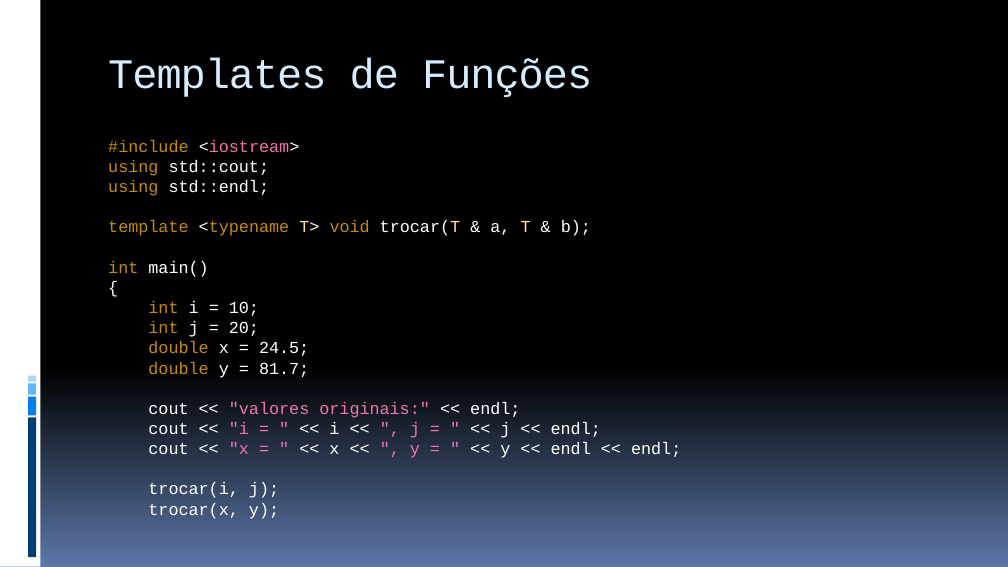
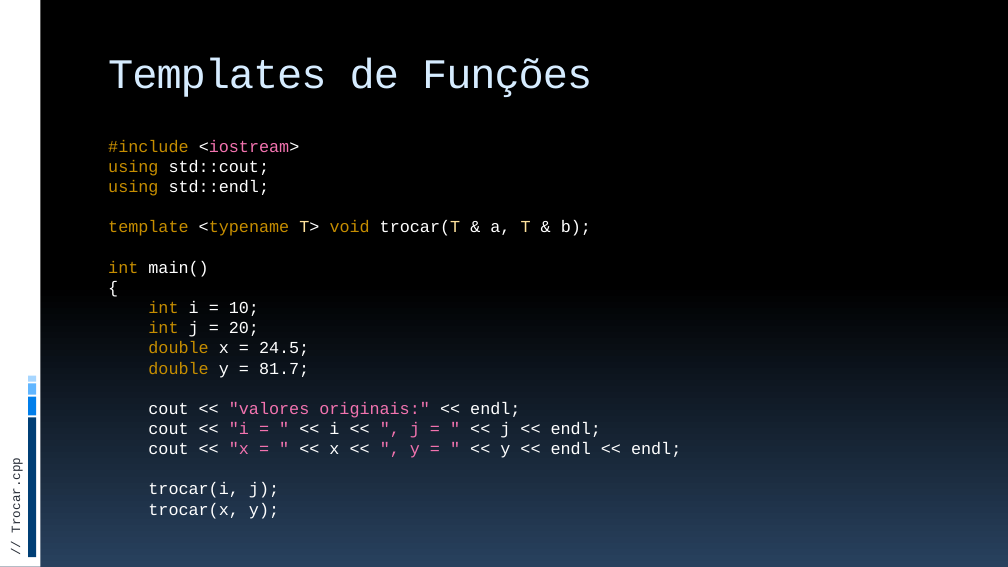
Before and after one commit to JudsonSS/ProgComp, a slide deck: slide 19 of Slides/29. Templates e Sobrecarga de Funções.pptx (slide 18 before the commit). Drawn at 1008x567 pixels with LibreOffice and Linux fonts; fonts in the diff are those of the drawing. Boxes give left, top, right and bottom in pixels: in the first picture for what was removed or moved away, otherwise in the second. Text is boxed around its words. In the diff, an @@ line names an element or a change of style, - is before the commit and + after.

```diff
--- a/Slides/29. Templates e Sobrecarga de Funções.pptx
+++ b/Slides/29. Templates e Sobrecarga de Funções.pptx
@@ background gradient #000000 to #5B77A8 to gradient #000000 to #28415E @@
@@ text added at [10,465,24,532], 12 pt, text #272D38 @@
+// Trocar.cpp
```
Also in this commit, not shown: 22 other slides changed, 1 slide added, 5 other files.
